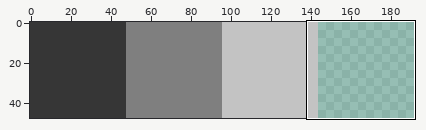
A sprite sheet gets an edit: assets/tilesets/dungeon.png. Above, an overview of the earlier version with the close-up marked.
Close-up. Earlier state:
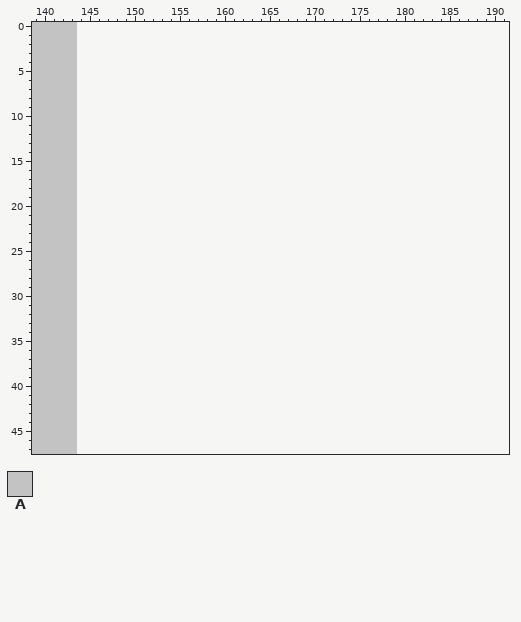
The file is 144x48 pixels. Shown: x 139..191, y 0..47. The old version is drawn lined up with the new one, on the new canvas.
Palette (. is transparent): A #c3c3c3
Pixels before (only the part around the change), first column x 139:
 0 AAAAA................................................
 1 AAAAA................................................
 2 AAAAA................................................
 3 AAAAA................................................
 4 AAAAA................................................
 5 AAAAA................................................
 6 AAAAA................................................
 7 AAAAA................................................
 8 AAAAA................................................
 9 AAAAA................................................
10 AAAAA................................................
11 AAAAA................................................
12 AAAAA................................................
13 AAAAA................................................
14 AAAAA................................................
15 AAAAA................................................
16 AAAAA................................................
17 AAAAA................................................
18 AAAAA................................................
19 AAAAA................................................
20 AAAAA................................................
21 AAAAA................................................
22 AAAAA................................................
23 AAAAA................................................
24 AAAAA................................................
25 AAAAA................................................
26 AAAAA................................................
27 AAAAA................................................
28 AAAAA................................................
29 AAAAA................................................
30 AAAAA................................................
31 AAAAA................................................
32 AAAAA................................................
33 AAAAA................................................
34 AAAAA................................................
35 AAAAA................................................
36 AAAAA................................................
37 AAAAA................................................
38 AAAAA................................................
39 AAAAA................................................
40 AAAAA................................................
41 AAAAA................................................
42 AAAAA................................................
43 AAAAA................................................
44 AAAAA................................................
45 AAAAA................................................
46 AAAAA................................................
47 AAAAA................................................
And afterwards:
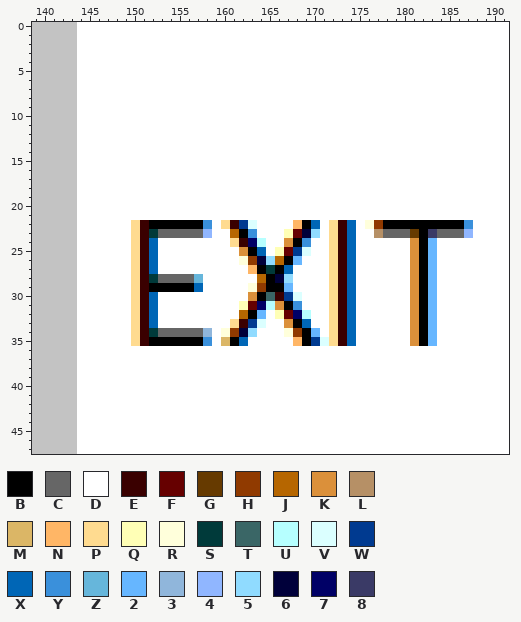
Colours new in this view: B #000000  C #666666  D #ffffff  E #3a0000  F #660000  G #663a00  H #903a00  J #b66600  K #db903a  L #b69066  M #dbb666  N #ffb666  P #ffdb90  Q #ffffb6  R #ffffdb  S #003a3a  T #3a6666  U #b6ffff  V #dbffff  W #003a90  X #0066b6  Y #3a90db  Z #66b6db  2 #66b6ff  3 #90b6db  4 #90b6ff  5 #90dbff  6 #00003a  7 #000066  8 #3a3a66
What changed:
canvas 144x48 -> 192x48
y 0..21: x 144..191 ................................................ -> DDDDDDDDDDDDDDDDDDDDDDDDDDDDDDDDDDDDDDDDDDDDDDDD
y 22: x 144..191 ................................................ -> DDDDDDPEBBBBBBYDPEWVDDDDNBXDPEXDRHBBBBBBBBBYDDDD
y 23: x 144..191 ................................................ -> DDDDDDPESCCCCC4DDJBYDDDQF65DPEXDDLCCCGB8CCC4DDDD
y 24: x 144..191 ................................................ -> DDDDDDPEXDDDDDDDDPE7UDDKBYDDPEXDDDDDDKB2DDDDDDDD
y 25: x 144..191 ................................................ -> DDDDDDPEXDDDDDDDDDKBXDQFWVDDPEXDDDDDDKB2DDDDDDDD
y 26: x 144..191 ................................................ -> DDDDDDPEXDDDDDDDDDRH65JB2DDDPEXDDDDDDKB2DDDDDDDD
y 27: x 144..191 ................................................ -> DDDDDDPEXDDDDDDDDDDNBSBXDDDDPEXDDDDDDKB2DDDDDDDD
y 28: x 144..191 ................................................ -> DDDDDDPESCCCCZDDDDDDJB65DDDDPEXDDDDDDKB2DDDDDDDD
y 29: x 144..191 ................................................ -> DDDDDDPEBBBBBXDDDDDRHBB2DDDDPEXDDDDDDKB2DDDDDDDD
y 30: x 144..191 ................................................ -> DDDDDDPEXDDDDDDDDDDKBTEWVDDDPEXDDDDDDKB2DDDDDDDD
y 31: x 144..191 ................................................ -> DDDDDDPEXDDDDDDDDDQF7UKBYDDDPEXDDDDDDKB2DDDDDDDD
y 32: x 144..191 ................................................ -> DDDDDDPEXDDDDDDDDDJB2DQF7UDDPEXDDDDDDKB2DDDDDDDD
y 33: x 144..191 ................................................ -> DDDDDDPEXDDDDDDDDPEWVDDKBXDDPEXDDDDDDKB2DDDDDDDD
y 34: x 144..191 ................................................ -> DDDDDDPESCCCCC3DRH65DDDRHB2DPEXDDDDDDKB2DDDDDDDD
y 35: x 144..191 ................................................ -> DDDDDDPEBBBBBBYDMBXDDDDDNBWVPEXDDDDDDKB2DDDDDDDD
y 36..47: x 144..191 ................................................ -> DDDDDDDDDDDDDDDDDDDDDDDDDDDDDDDDDDDDDDDDDDDDDDDD
Changed places in both close-ups, as pixel boxes (x1, y1, x2, y2):
added: (77, 22, 509, 454)
